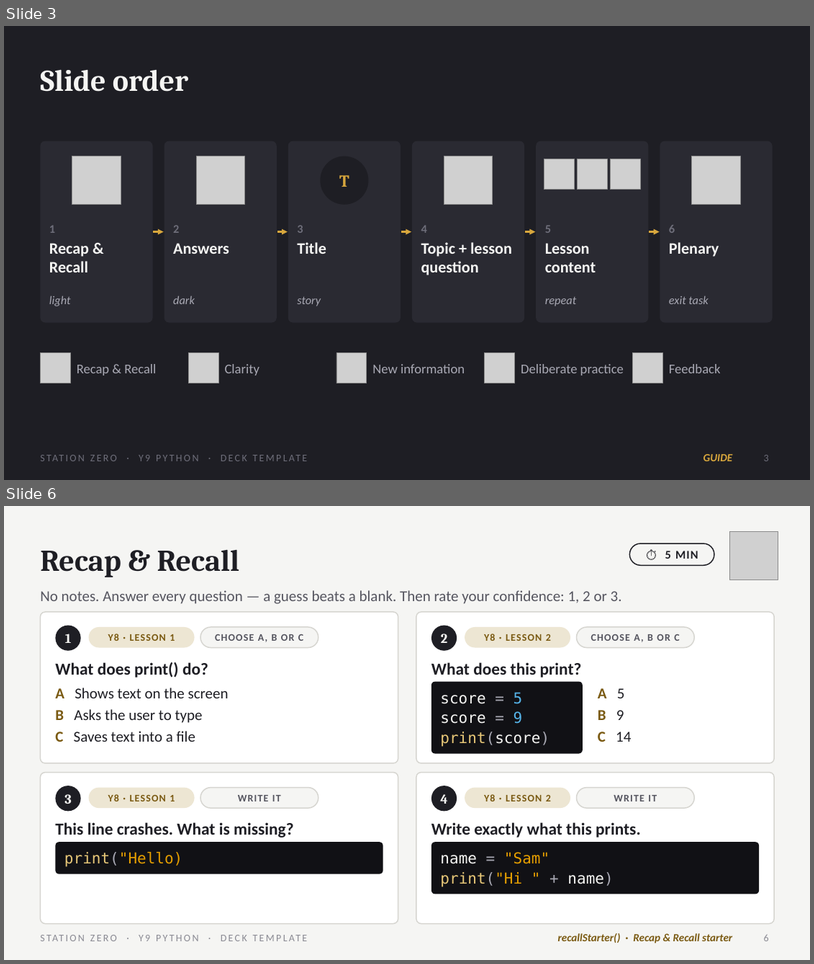
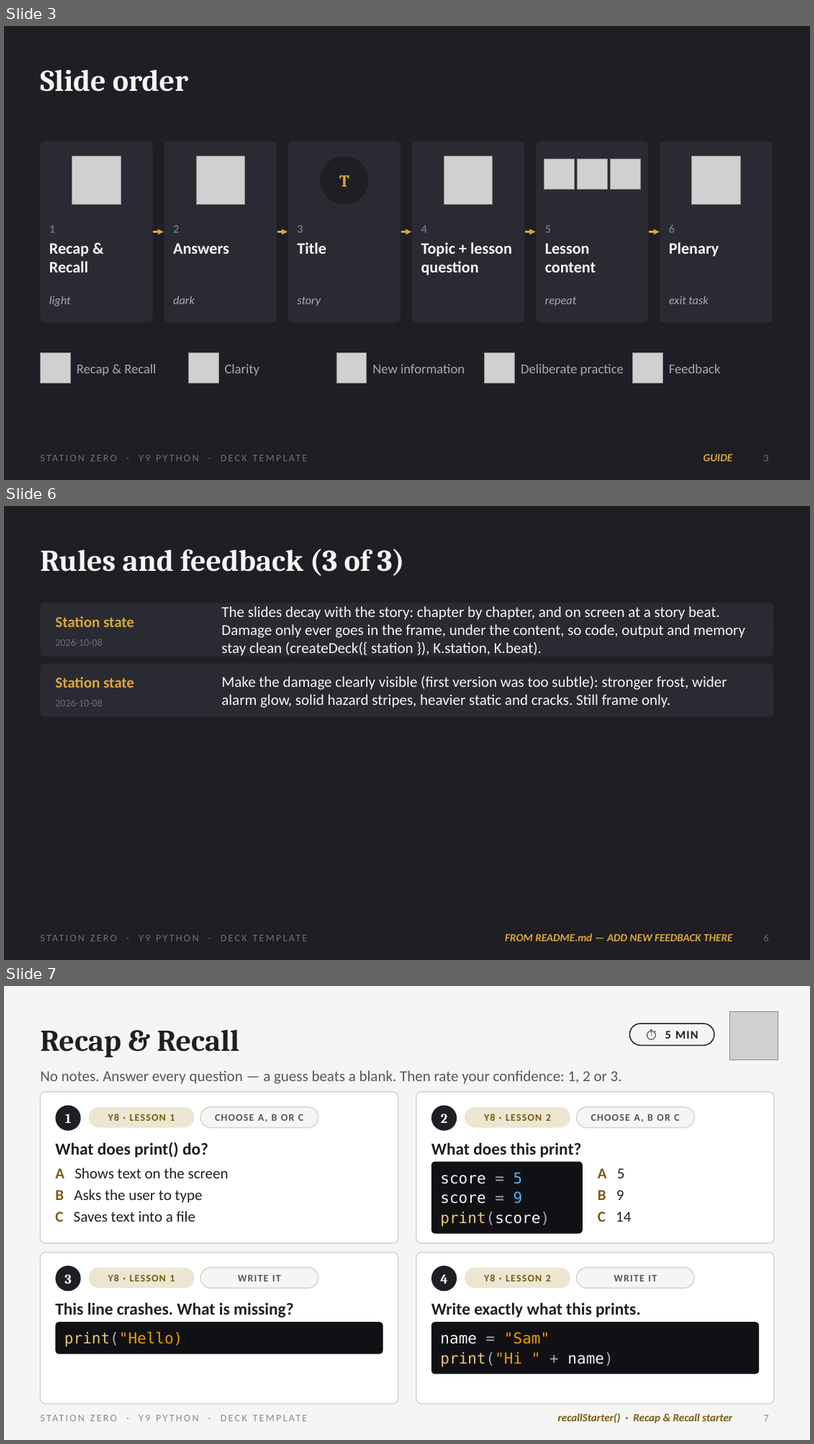
Before and after one commit to OGAComputing/interactive, a slide deck: _presentations/Y9_Python/Y9_Python_Deck_Template.pptx. Shown one above the other, each under a label of ours: slides 3 and 6 before the commit, slides 3, 6 and 7 after it; the slides between them are not shown. The pictures are 814x964 and 814x1444 pixels, drawn with LibreOffice and Linux fonts; fonts in the diff are those of the drawing; grey boxes stand for pictures. Boxes give left, top, right and bottom in pixels: in the first picture for what was removed or moved away, otherwise in the second. Text is boxed around its words. In the diff, an @@ line names an element or a change of style, - is before the commit and + after.

```diff
--- a/_presentations/Y9_Python/Y9_Python_Deck_Template.pptx
+++ b/_presentations/Y9_Python/Y9_Python_Deck_Template.pptx
@@ slide 6 added at (x1=4, y1=506, x2=810, y2=960), background #1E1E24; not listed: 1 template element that a slide beside it also shows @@
@@ title added at (x1=40, y1=548, x2=404, y2=576), 36 pt, text #F5F5F3, bold @@
+Rules and feedback (3 of 3)
@@ rounded rectangle added at (x1=40, y1=602, x2=774, y2=656), fill #2A2A32 @@
@@ text added at (x1=221, y1=606, x2=746, y2=656), 18 pt, text #F5F5F3 @@
+The slides decay with the story: chapter by chapter, and on screen at a story beat. Damage only ever goes in the frame, under the content, so code, output and memory stay clean (createDeck({ station }), K.station, K.beat).
@@ text added at (x1=55, y1=616, x2=134, y2=627), 18 pt, text #D8A73D, bold @@
+Station state
@@ text added at (x1=55, y1=639, x2=102, y2=646), 12 pt, text #6E6E7A @@
+2026-10-08
@@ rounded rectangle added at (x1=40, y1=663, x2=774, y2=716), fill #2A2A32 @@
@@ text added at (x1=55, y1=677, x2=134, y2=687), 18 pt, text #D8A73D, bold @@
+Station state
@@ text added at (x1=221, y1=676, x2=728, y2=708), 18 pt, text #F5F5F3 @@
+Make the damage clearly visible (first version was too subtle): stronger frost, wider alarm glow, solid hazard stripes, heavier static and cracks. Still frame only.
@@ text added at (x1=55, y1=700, x2=102, y2=706), 12 pt, text #6E6E7A @@
+2026-10-08
@@ text added at (x1=505, y1=933, x2=733, y2=941), 13 pt, text #D8A73D, bold, italic @@
+FROM README.md — ADD NEW FEEDBACK THERE
@@ page number added at (x1=764, y1=934, x2=769, y2=941), 12 pt, text #6E6E7A @@
+6
@@ what was slide 6 is now slide 7 @@
@@ page number at (x1=764, y1=1414, x2=769, y2=1421): text changed @@
-6
+7
```
Also in this commit, not shown: 3 slides changed, 12 other slides added, 1 slide removed, 26 other files.
